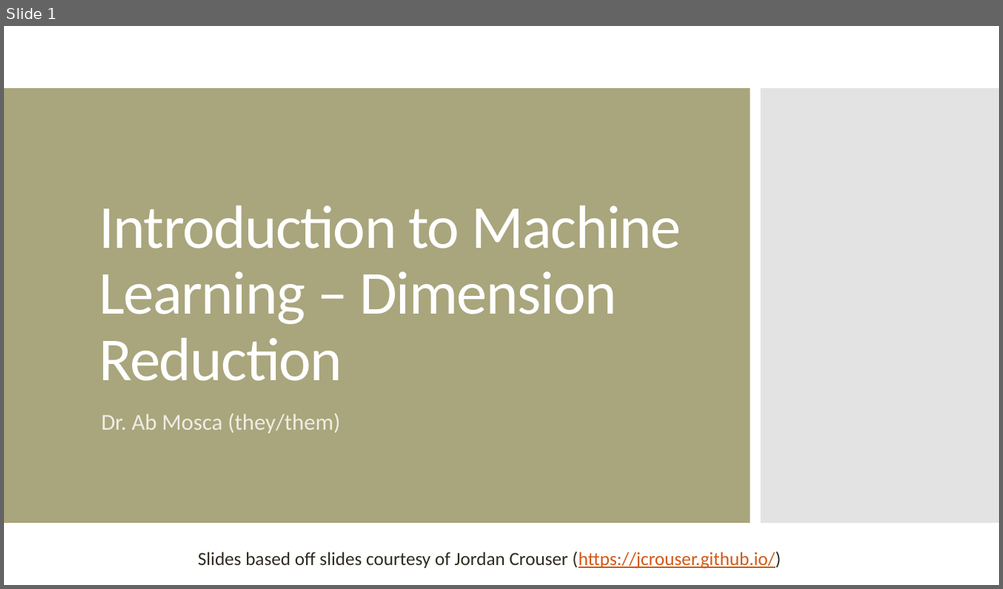
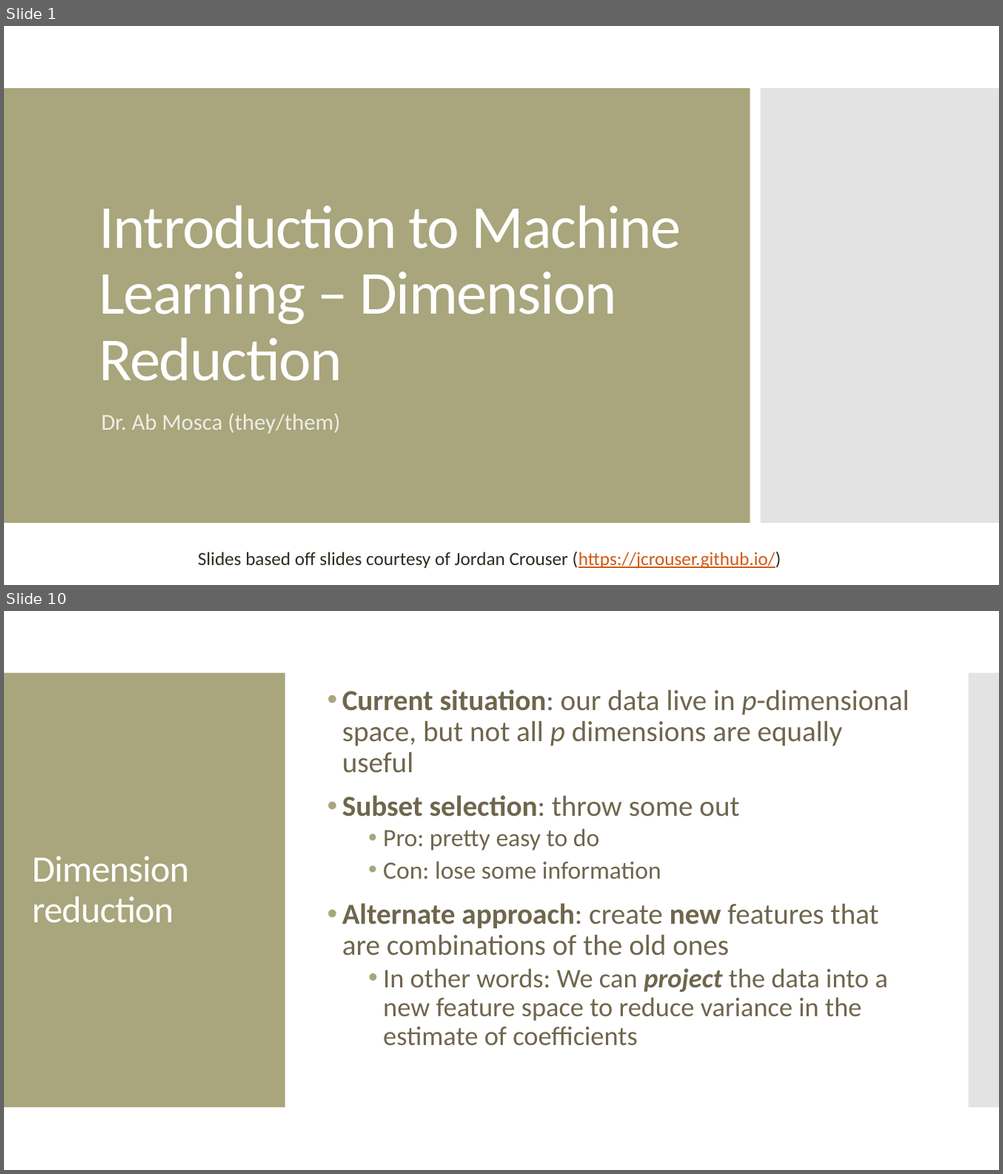
Before and after one commit to amosca01/CAIS380ML-S24, a slide deck: slides/12-dimension-reduction.pptx. Shown one above the other, each under a label of ours: slide 1 before the commit, slides 1 and 10 after it; the slides between them are not shown. The pictures are 1003x589 and 1003x1174 pixels, drawn with LibreOffice and Linux fonts; fonts in the diff are those of the drawing. Boxes give left, top, right and bottom in pixels: in the first picture for what was removed or moved away, otherwise in the second. Text is boxed around its words. In the diff, an @@ line names an element or a change of style, - is before the commit and + after.

```diff
--- a/slides/12-dimension-reduction.pptx
+++ b/slides/12-dimension-reduction.pptx
@@ slide 10 added at bbox=[4, 611, 999, 1170], background #FFFFFF @@
@@ rectangle added at bbox=[4, 673, 285, 1108], fill #A9A57C @@
@@ rectangle added at bbox=[968, 673, 999, 1108], fill #C8C8C8 at 50% opacity @@
@@ text added at bbox=[342, 689, 909, 1046], 28 pt, text #6F664C @@
+• Current situation: our data live in p-dimensional space, but not all p dimensions are equally useful
+• Subset selection: throw some out
+  • Pro: pretty easy to do
+  • Con: lose some information
+• Alternate approach: create new features that are combinations of the old ones
+  • In other words: We can project the data into a new feature space to reduce variance in the estimate of coefficients
@@ title added at bbox=[32, 856, 189, 923], 36 pt, text #FFFFFF @@
+Dimension reduction
```
Also in this commit, not shown: 2 slides changed, 29 other slides added, 16 slides removed, 14 other files.
